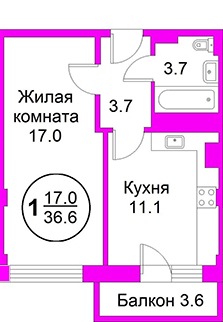
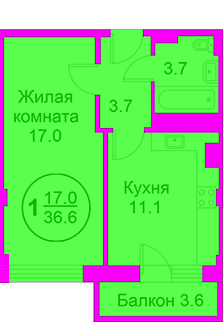
Layer changes from the first 223 × 322 image to the second:
added layer "Слой 1" (70%) above "Слой 0" over 0, 25, 223, 316
added layer "Слой 0" over 0, 25, 223, 316
